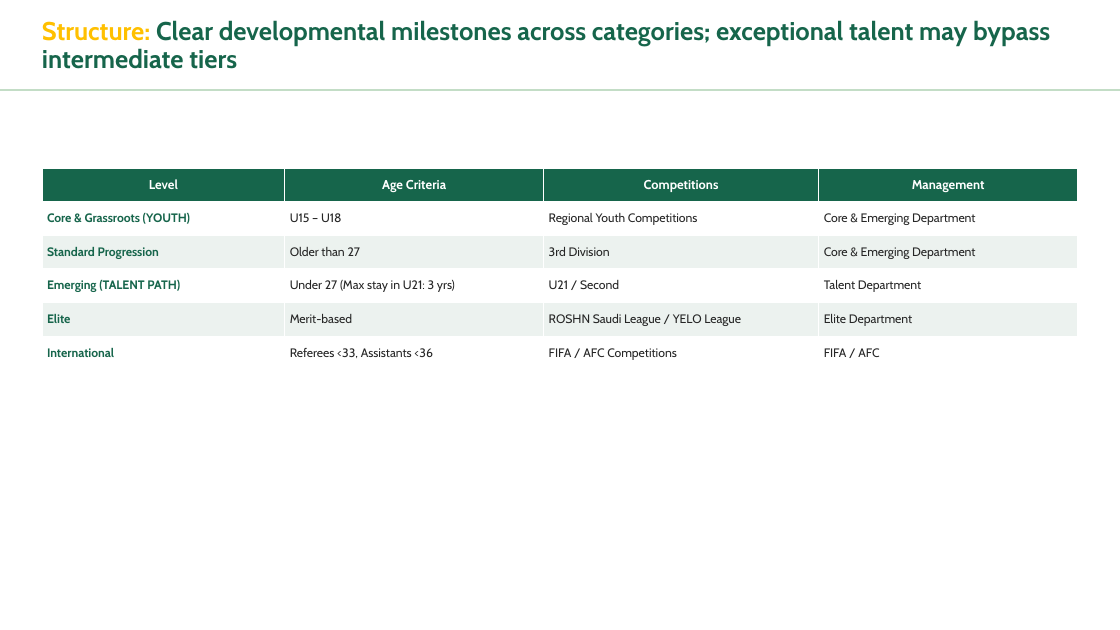
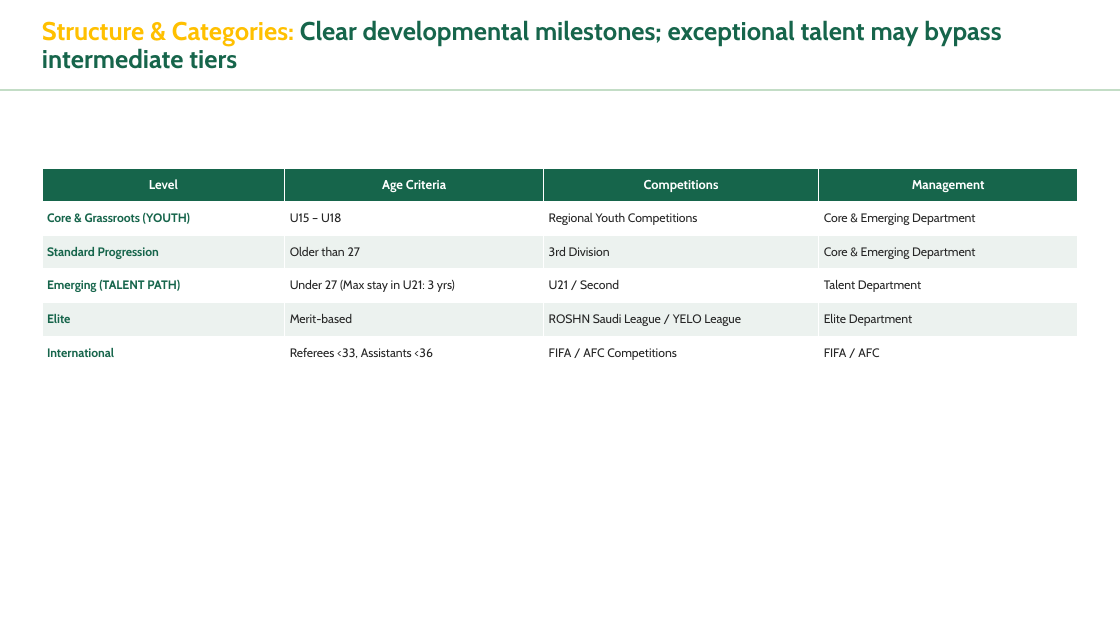
Before and after one commit to meedo5657-rgb/SAFF, a slide deck: slide 4 of Refereeing_Pathway_Presentation.pptx. Drawn at 1120x630 pixels with LibreOffice and Linux fonts; fonts in the diff are those of the drawing. Boxes give left, top, right and bottom in pixels: in the first picture for what was removed or moved away, otherwise in the second. Text is boxed around its words. In the diff, an @@ line names an element or a change of style, - is before the commit and + after.

```diff
--- a/Refereeing_Pathway_Presentation.pptx
+++ b/Refereeing_Pathway_Presentation.pptx
@@ text at <box>42,20,1001,69</box>: text changed @@
-Structure: Clear developmental milestones across categories; exceptional talent may bypass intermediate tiers
+Structure & Categories: Clear developmental milestones; exceptional talent may bypass intermediate tiers
```
Also in this commit, not shown: 7 other slides changed, 4 slides added, 24 slides removed.
